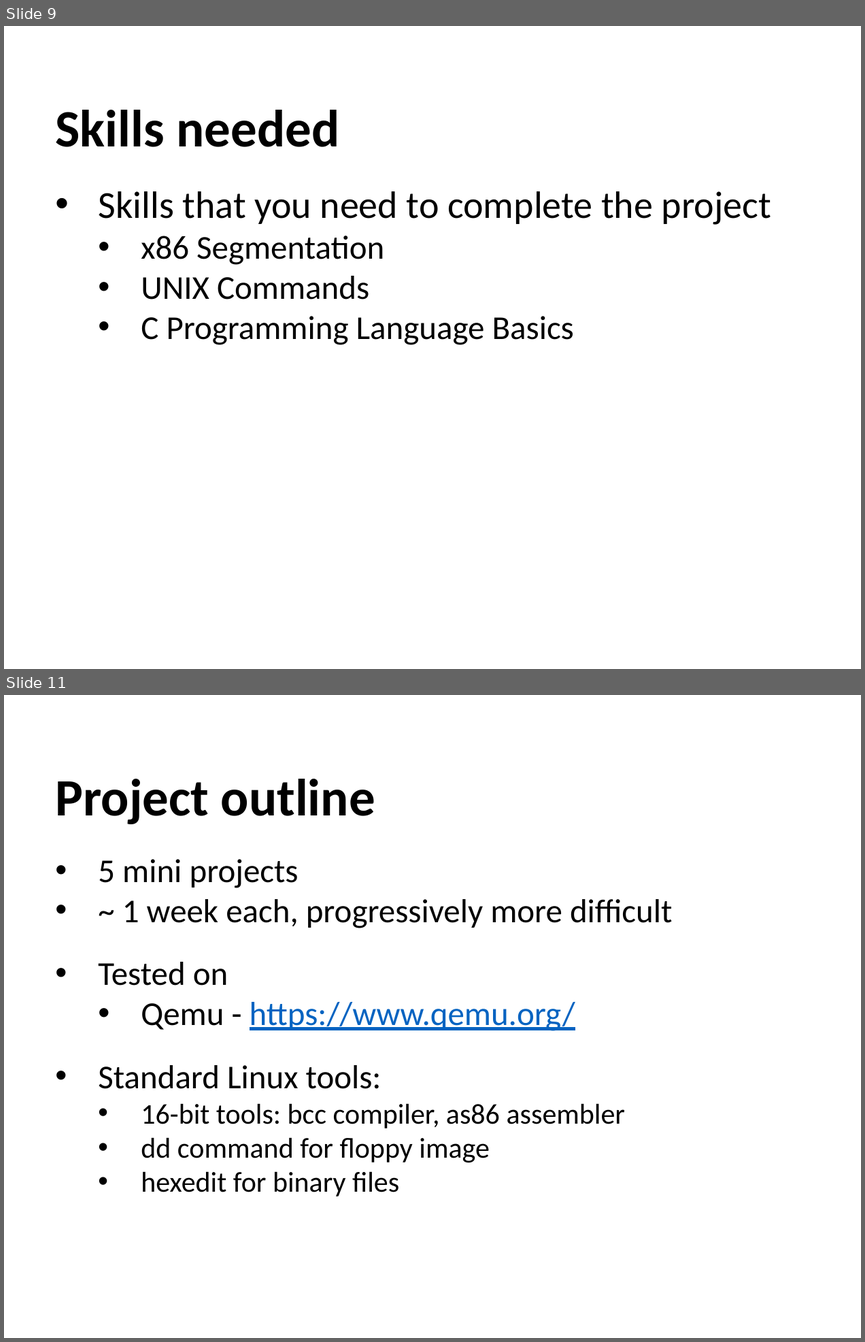
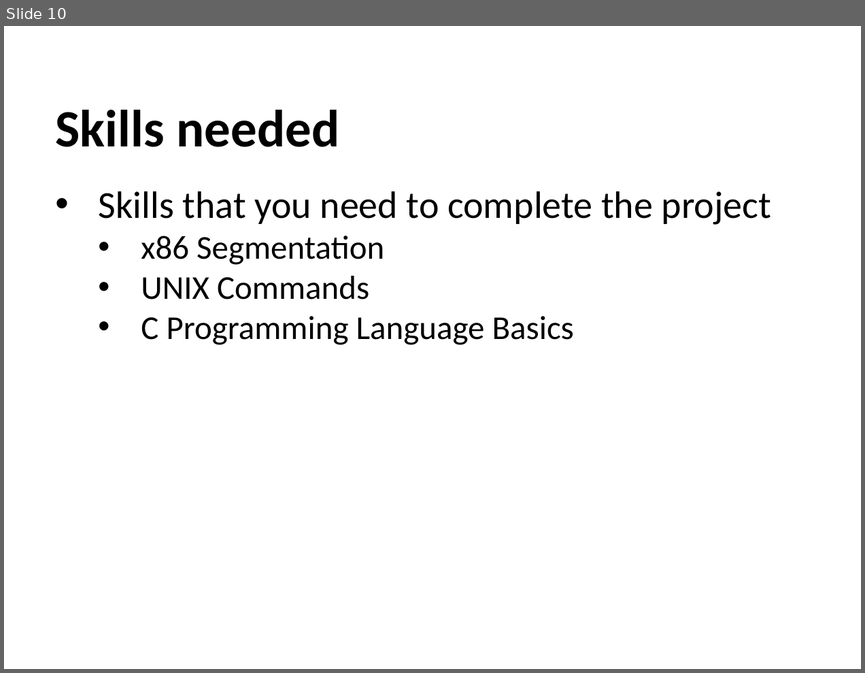
Before and after one commit to RHIT-CSSE/csse332, a slide deck: ClassMaterials/ProjectKickoff/ProjectKickoff.pptx. Shown one above the other, each under a label of ours: slides 9 and 11 before the commit, slide 10 after it; the slides between them are not shown. The pictures are 865x1342 and 865x673 pixels, drawn with LibreOffice and Linux fonts; fonts in the diff are those of the drawing. Boxes give left, top, right and bottom in pixels: in the first picture for what was removed or moved away, otherwise in the second. Text is boxed around its words. In the diff, an @@ line names an element or a change of style, - is before the commit and + after.

Commit message:
ProjectKickoff videos

```diff
--- a/ClassMaterials/ProjectKickoff/ProjectKickoff.pptx
+++ b/ClassMaterials/ProjectKickoff/ProjectKickoff.pptx
@@ slide 11 removed at box(4, 695, 861, 1338), background #FFFFFF @@
@@ text removed at box(55, 779, 375, 824) @@
-Project outline
@@ text removed at box(98, 859, 672, 1196) @@
-• 5 mini projects
-• ~ 1 week each, progressively more difficult
-• Tested on
-  • Qemu - https://www.qemu.org/
-• Standard Linux tools:
-  • 16-bit tools: bcc compiler, as86 assembler
-  • dd command for floppy image
-  • hexedit for binary files
@@ what was slide 9 is now slide 10 @@
```
Also in this commit, not shown: 4 slides changed, 2 slides added, 6 other slides removed, 1 other file.
